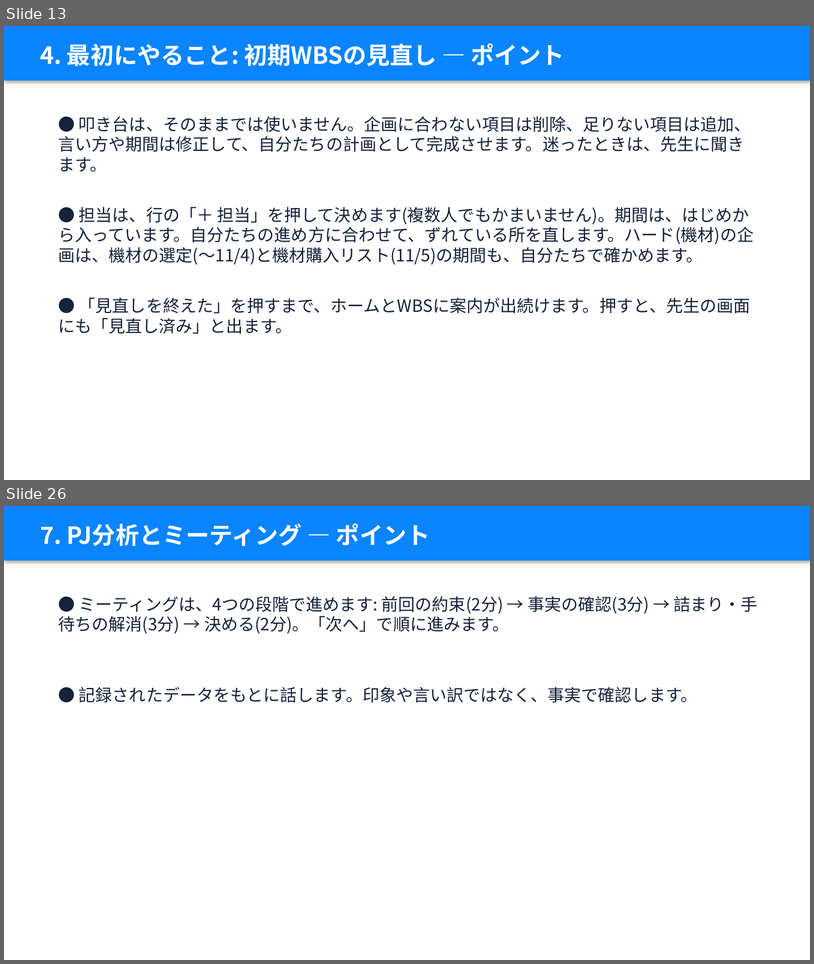
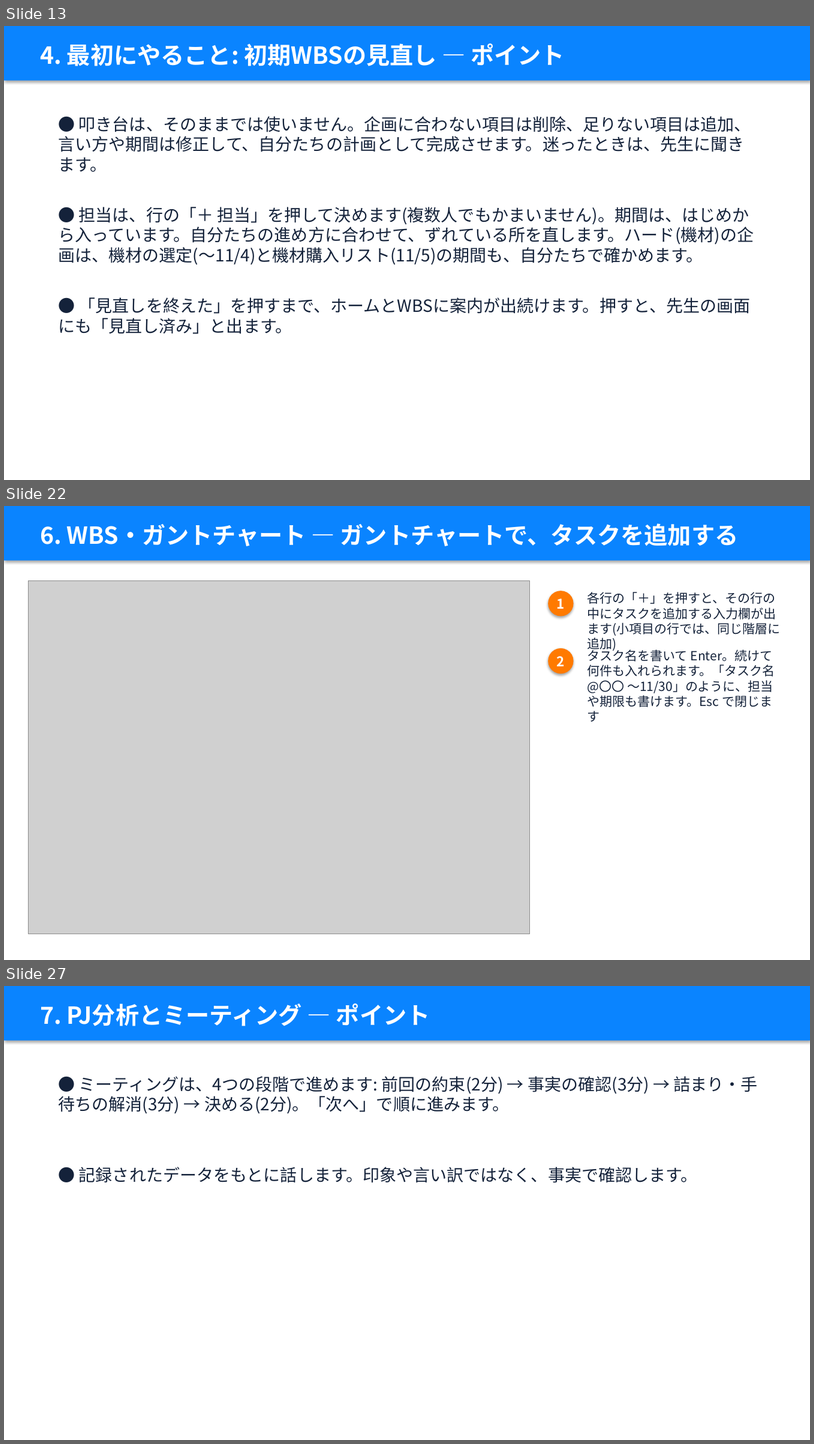
Before and after one commit to takky416-byte/sotsuken_pj_management, a slide deck: docs/manual/卒研PJ管理_説明資料_学生編.pptx. Shown one above the other, each under a label of ours: slides 13 and 26 before the commit, slides 13, 22 and 27 after it; the slides between them are not shown. The pictures are 814x964 and 814x1444 pixels, drawn with LibreOffice and Linux fonts; fonts in the diff are those of the drawing; grey boxes stand for pictures. Boxes give left, top, right and bottom in pixels: in the first picture for what was removed or moved away, otherwise in the second. Text is boxed around its words. In the diff, an @@ line names an element or a change of style, - is before the commit and + after.

```diff
--- a/docs/manual/卒研PJ管理_説明資料_学生編.pptx
+++ b/docs/manual/卒研PJ管理_説明資料_学生編.pptx
@@ slide 22 added at box(4, 506, 810, 960), background #FFFFFF @@
@@ rectangle added at box(4, 506, 810, 561), fill #0A84FF @@
@@ text added at box(40, 523, 739, 546), 28 pt, text #FFFFFF, bold @@
+6. WBS・ガントチャート — ガントチャートで、タスクを追加する
@@ picture added at box(28, 580, 530, 934) @@
@@ ellipse added at box(548, 591, 574, 616), fill #FF7A00, 16 pt, text #FFFFFF, bold @@
+1
@@ text added at box(588, 592, 781, 651), 15 pt, text #14223A @@
+各行の「＋」を押すと、その行の中にタスクを追加する入力欄が出ます(小項目の行では、同じ階層に追加)
@@ ellipse added at box(548, 648, 574, 673), fill #FF7A00, 16 pt, text #FFFFFF, bold @@
+2
@@ text added at box(588, 648, 776, 707), 15 pt, text #14223A @@
+タスク名を書いて Enter。続けて何件も入れられます。「タスク名 @〇〇 〜11/30」のように、担当や期限も書けます。Esc で閉じます
@@ what was slide 26 is now slide 27 @@
```
Also in this commit, not shown: 4 slides changed, 12 other files.
